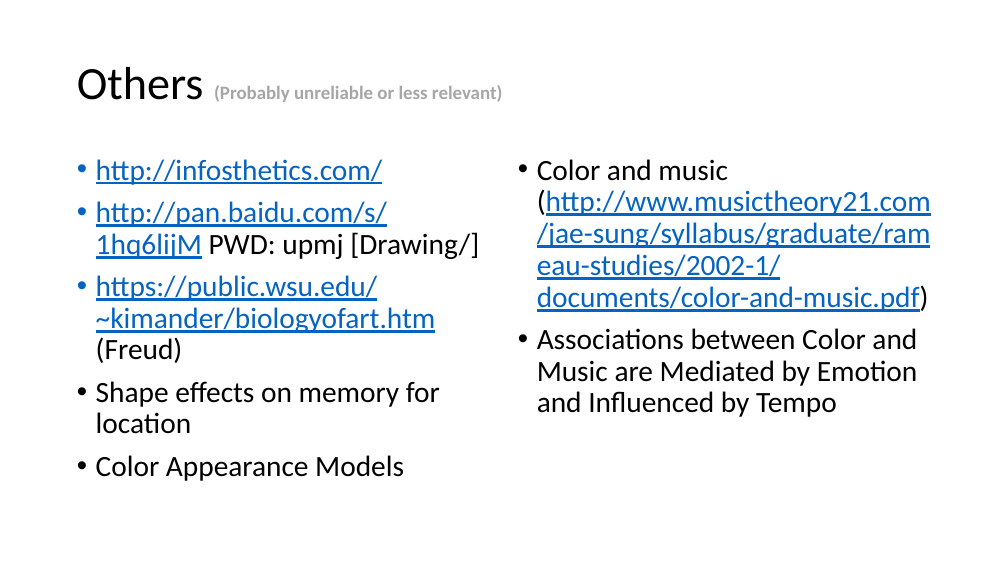
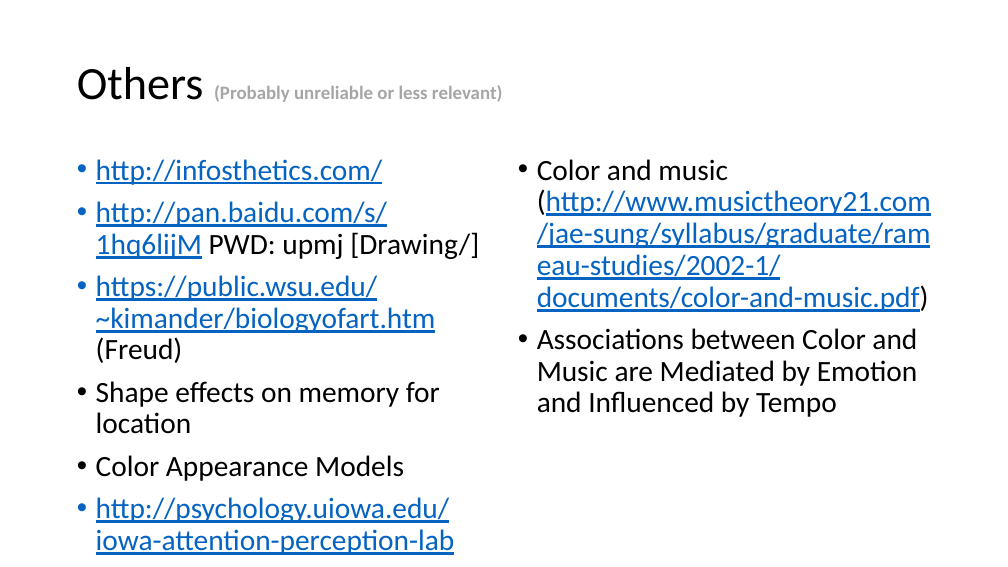
Before and after one commit to PatriciaXiao/Conclusion, a slide deck: slide 23 of Conclusion.pptx (slide 20 before the commit). Drawn at 1008x567 pixels with LibreOffice and Linux fonts; fonts in the diff are those of the drawing. Boxes give left, top, right and bottom in pixels: in the first picture for what was removed or moved away, otherwise in the second. Text is boxed around its words. In the diff, an @@ line names an element or a change of style, - is before the commit and + after.

```diff
--- a/Conclusion.pptx
+++ b/Conclusion.pptx
@@ text at (96, 497, 455, 555): paragraph added @@
+• http://psychology.uiowa.edu/iowa-attention-perception-lab
```
Also in this commit, not shown: 4 other slides changed, 3 slides added, 4 other files.
